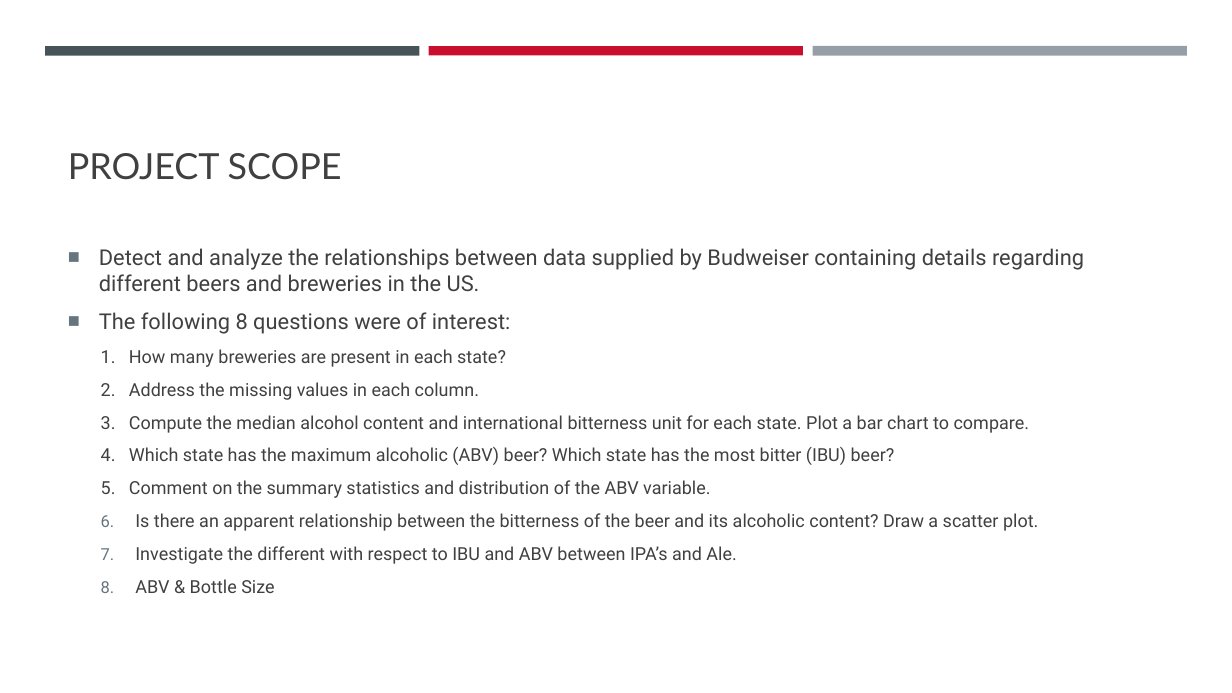
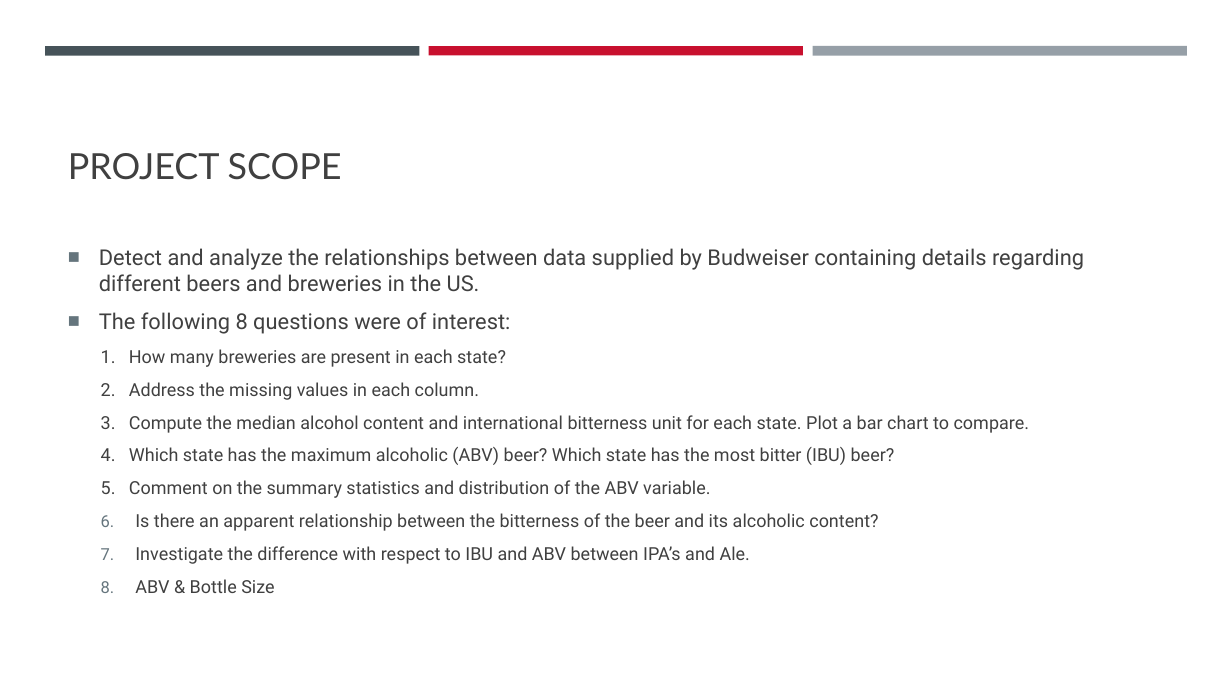
Before and after one commit to phuggins/6306_DDS-Case-Study-1, a slide deck: slide 2 of Budweiser Data Analysis_Final_Paul Huggins.pptx. Drawn at 1232x693 pixels with LibreOffice and Linux fonts; fonts in the diff are those of the drawing; background and template pictures are left out. Boxes give left, top, right and bottom in pixels: in the first picture for what was removed or moved away, otherwise in the second. Text is boxed around its words. In the diff, an @@ line names an element or a change of style, - is before the commit and + after.

```diff
--- a/Budweiser Data Analysis_Final_Paul Huggins.pptx
+++ b/Budweiser Data Analysis_Final_Paul Huggins.pptx
@@ text at [135,513,878,564]: text changed @@
-  6. Is there an apparent relationship between the bitterness of the beer and its alcoholic content? Draw a scatter plot.
-  7. Investigate the different with respect to IBU and ABV between IPA’s and Ale.
+  6. Is there an apparent relationship between the bitterness of the beer and its alcoholic content?
+  7. Investigate the difference with respect to IBU and ABV between IPA’s and Ale.
```
Also in this commit, not shown: 1 other slide changed.
